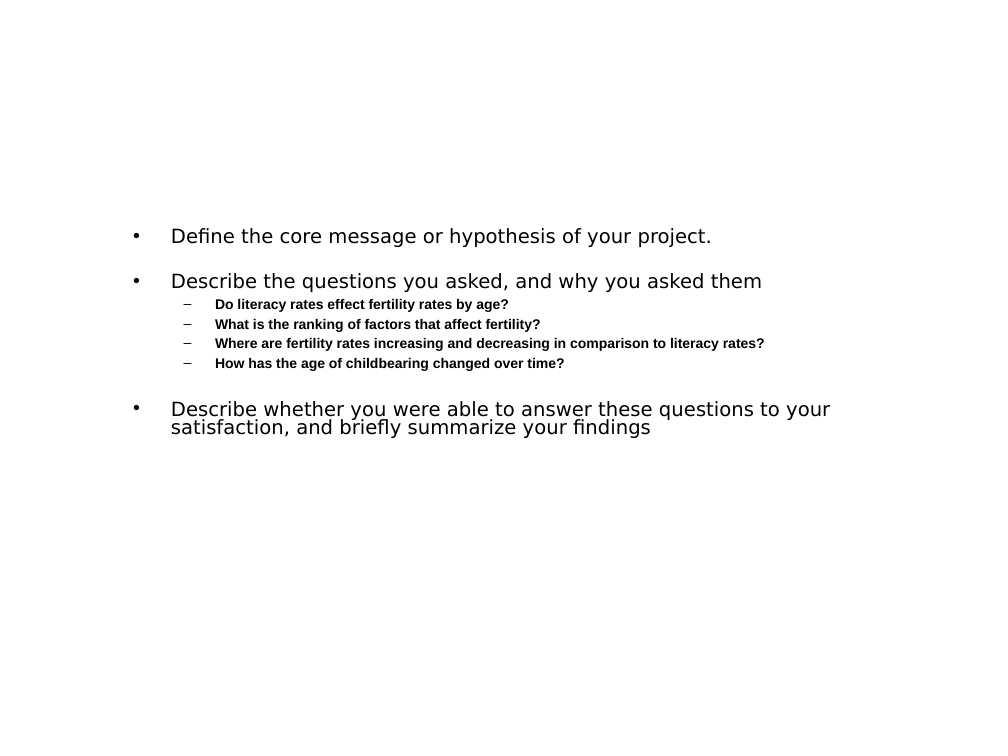
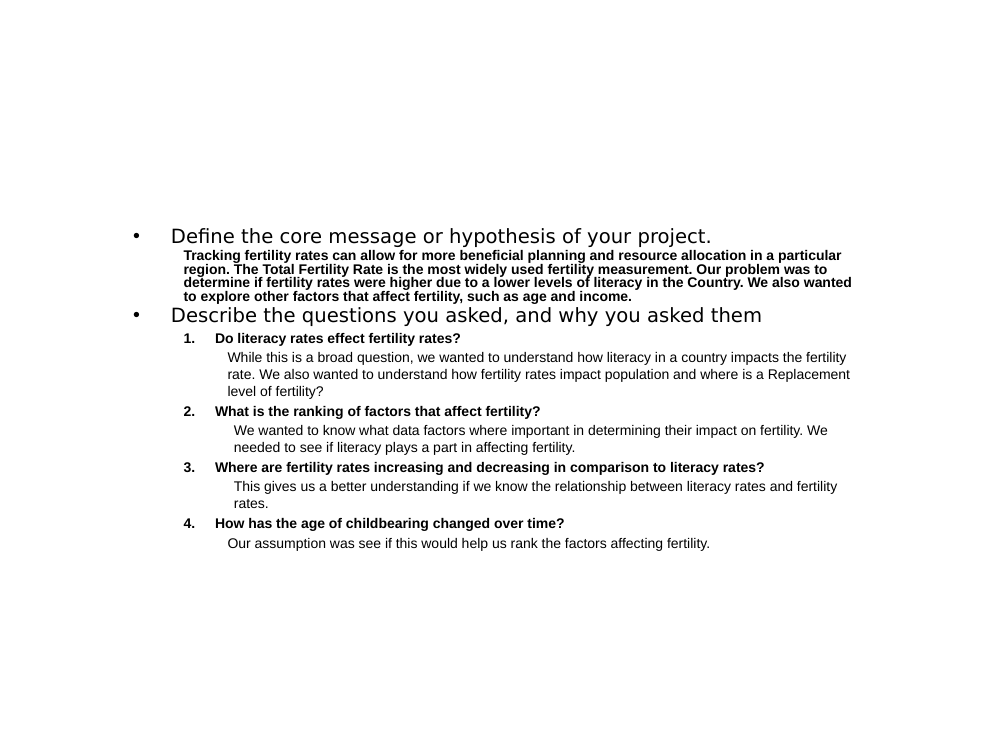
Before and after one commit to CShattoJones/Teamfive, a slide deck: slide 2 of sgoodel3template.pptx. Drawn at 1008x756 pixels with LibreOffice and Linux fonts; fonts in the diff are those of the drawing; background and template pictures are left out. Boxes give left, top, right and bottom in pixels: in the first picture for what was removed or moved away, otherwise in the second. Text is boxed around its words. In the diff, an @@ line names an element or a change of style, - is before the commit and + after.

Commit message:
update on ppt

```diff
--- a/sgoodel3template.pptx
+++ b/sgoodel3template.pptx
@@ text at <box>184,250,852,304</box>: paragraph added @@
+  Tracking fertility rates can allow for more beneficial planning and resource allocation in a particular region. The Total Fertility Rate is the most widely used fertility measurement. Our problem was to determine if fertility rates were higher due to a lower levels of literacy in the Country. We also wanted to explore other factors that affect fertility, such as age and income.
@@ text at <box>215,333,850,399</box>: text changed; bold off @@
-  – Do literacy rates effect fertility rates by age?
+  1. Do literacy rates effect fertility rates?
+    While this is a broad question, we wanted to understand how literacy in a country impacts the fertility rate. We also wanted to understand how fertility rates impact population and where is a Replacement level of fertility?
@@ text at <box>215,406,765,531</box>: bullet – to 1. @@
@@ text at <box>234,425,828,455</box>: paragraph added @@
+    We wanted to know what data factors where important in determining their impact on fertility. We needed to see if literacy plays a part in affecting fertility.
@@ text at <box>234,481,837,508</box>: paragraph added @@
+    This gives us a better understanding if we know the relationship between literacy rates and fertility rates.
@@ text at <box>228,538,710,551</box>: text changed; size 14 to 10 pt; font DejaVu Sans to Arial @@
-• Describe whether you were able to answer these questions to your satisfaction, and briefly summarize your findings
+    Our assumption was see if this would help us rank the factors affecting fertility.
```
Also in this commit, not shown: 3 other slides changed, 6 slides added, 1 slide removed.
